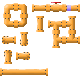
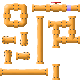
Layered file, before and after one edit (80px x 80px). Changes by layer:
added layer "Layer 21" above "Layer 20" over 36, 29, 44, 64
painted on "Layer 20" over 36, 29, 60, 80
